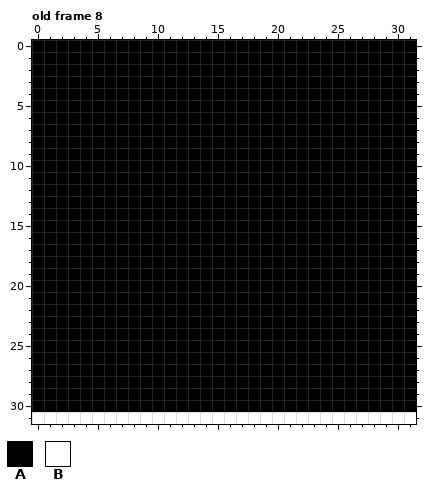
One commit to this pixel-art file: Sprites/Tilemaps/KitchenTileMap.aseprite. The first picture shows the starting point.
32x32 pixels, 20 frames. Shown: old frame 8.
Visible layers, top first: "Sprite Sheet", "Background".
Palette (. is transparent): A #000000  B #ffffff
Pixels before, old frame 8, first column x 0:
 0 AAAAAAAAAAAAAAAAAAAAAAAAAAAAAAAA
 1 AAAAAAAAAAAAAAAAAAAAAAAAAAAAAAAA
 2 AAAAAAAAAAAAAAAAAAAAAAAAAAAAAAAA
 3 AAAAAAAAAAAAAAAAAAAAAAAAAAAAAAAA
 4 AAAAAAAAAAAAAAAAAAAAAAAAAAAAAAAA
 5 AAAAAAAAAAAAAAAAAAAAAAAAAAAAAAAA
 6 AAAAAAAAAAAAAAAAAAAAAAAAAAAAAAAA
 7 AAAAAAAAAAAAAAAAAAAAAAAAAAAAAAAA
 8 AAAAAAAAAAAAAAAAAAAAAAAAAAAAAAAA
 9 AAAAAAAAAAAAAAAAAAAAAAAAAAAAAAAA
10 AAAAAAAAAAAAAAAAAAAAAAAAAAAAAAAA
11 AAAAAAAAAAAAAAAAAAAAAAAAAAAAAAAA
12 AAAAAAAAAAAAAAAAAAAAAAAAAAAAAAAA
13 AAAAAAAAAAAAAAAAAAAAAAAAAAAAAAAA
14 AAAAAAAAAAAAAAAAAAAAAAAAAAAAAAAA
15 AAAAAAAAAAAAAAAAAAAAAAAAAAAAAAAA
16 AAAAAAAAAAAAAAAAAAAAAAAAAAAAAAAA
17 AAAAAAAAAAAAAAAAAAAAAAAAAAAAAAAA
18 AAAAAAAAAAAAAAAAAAAAAAAAAAAAAAAA
19 AAAAAAAAAAAAAAAAAAAAAAAAAAAAAAAA
20 AAAAAAAAAAAAAAAAAAAAAAAAAAAAAAAA
21 AAAAAAAAAAAAAAAAAAAAAAAAAAAAAAAA
22 AAAAAAAAAAAAAAAAAAAAAAAAAAAAAAAA
23 AAAAAAAAAAAAAAAAAAAAAAAAAAAAAAAA
24 AAAAAAAAAAAAAAAAAAAAAAAAAAAAAAAA
25 AAAAAAAAAAAAAAAAAAAAAAAAAAAAAAAA
26 AAAAAAAAAAAAAAAAAAAAAAAAAAAAAAAA
27 AAAAAAAAAAAAAAAAAAAAAAAAAAAAAAAA
28 AAAAAAAAAAAAAAAAAAAAAAAAAAAAAAAA
29 AAAAAAAAAAAAAAAAAAAAAAAAAAAAAAAA
30 AAAAAAAAAAAAAAAAAAAAAAAAAAAAAAAA
31 BBBBBBBBBBBBBBBBBBBBBBBBBBBBBBBB
The result:
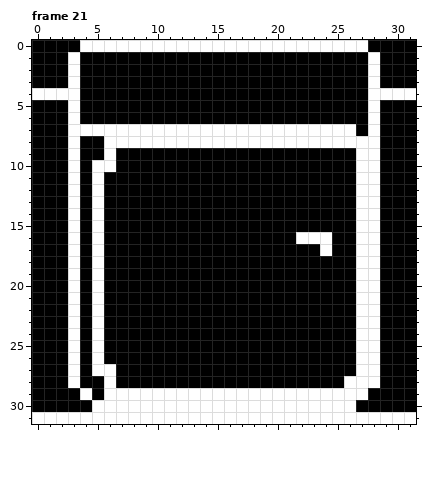
A new or re-ordered frame is compared with the old frame closest to it.
The edit:
frames 20 -> 21
Changed rows in their new state; - is an unchanged pixel.
Frame 21 is new; against old frame 8, layer "Sprite Sheet":
first column x 0:
 0 ----BBBBBBBBBBBBBBBBBBBBBBBB----
 1 ---B------------------------B---
 2 ---B------------------------B---
 3 ---B------------------------B---
 4 BBBB------------------------BBBB
 5 ---B------------------------B---
 6 ---B------------------------B---
 7 ---BBBBBBBBBBBBBBBBBBBBBBBB-B---
 8 ---B--BBBBBBBBBBBBBBBBBBBBBBB---
 9 ---B--B--------------------BB---
10 ---B-BB--------------------BB---
11 ---B-B---------------------BB---
12 ---B-B---------------------BB---
13 ---B-B---------------------BB---
14 ---B-B---------------------BB---
15 ---B-B---------------------BB---
16 ---B-B----------------BBB--BB---
17 ---B-B------------------B--BB---
18 ---B-B---------------------BB---
19 ---B-B---------------------BB---
20 ---B-B---------------------BB---
21 ---B-B---------------------BB---
22 ---B-B---------------------BB---
23 ---B-B---------------------BB---
24 ---B-B---------------------BB---
25 ---B-B---------------------BB---
26 ---B-B---------------------BB---
27 ---B-BB--------------------BB---
28 ---B--B-------------------BBB---
29 ----B-BBBBBBBBBBBBBBBBBBBBBB----
30 -----BBBBBBBBBBBBBBBBBBBBBB-----
Changed places in both pictures, as pixel boxes (x1, y1, x2, y2):
changed: (32, 40, 416, 412)
